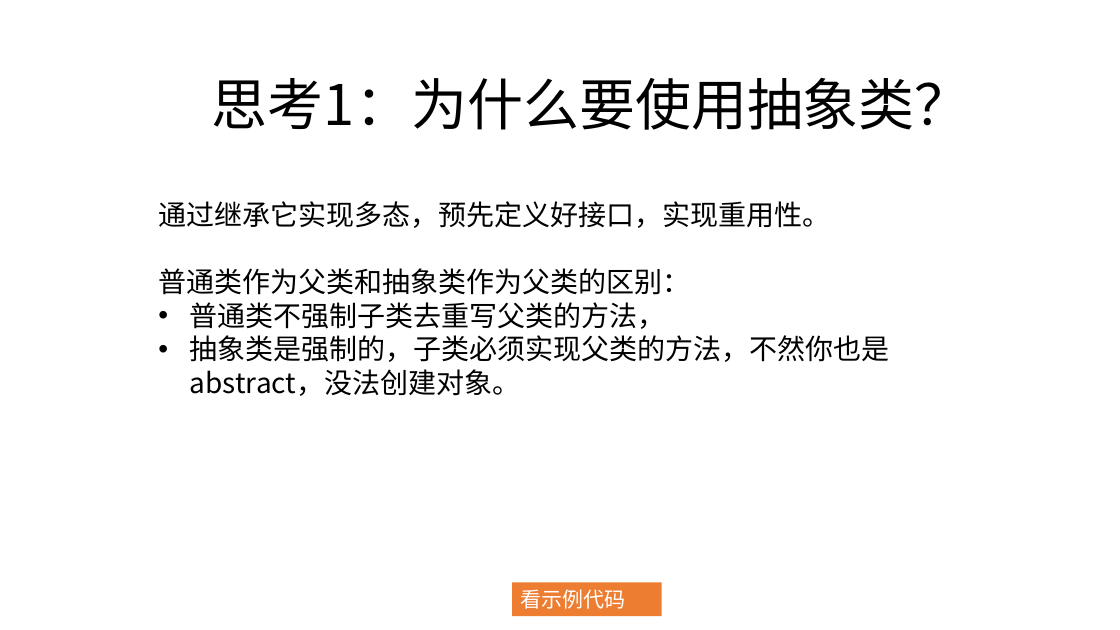
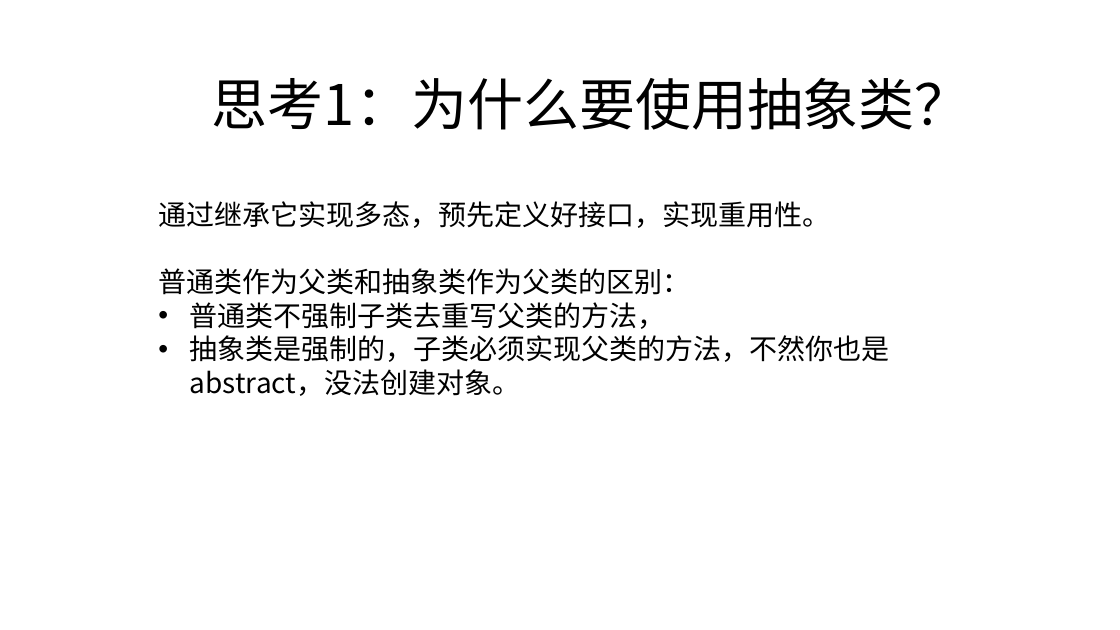
Before and after one commit to zjyesir/hmc_java_1, a slide deck: slide 8 of ppt/12.抽象类和接口.pptx. Drawn at 1120x630 pixels with LibreOffice and Linux fonts; fonts in the diff are those of the drawing; background and template pictures are left out. Boxes give left, top, right and bottom in pixels: in the first picture for what was removed or moved away, otherwise in the second. Text is boxed around its words. In the diff, an @@ line names an element or a change of style, - is before the commit and + after.

```diff
--- a/ppt/12.抽象类和接口.pptx
+++ b/ppt/12.抽象类和接口.pptx
@@ rectangle removed at (513,582,662,616) @@
-看示例代码
```
Also in this commit, not shown: 15 other slides changed, 6 slides added, 2 slides removed, 3 other files.
